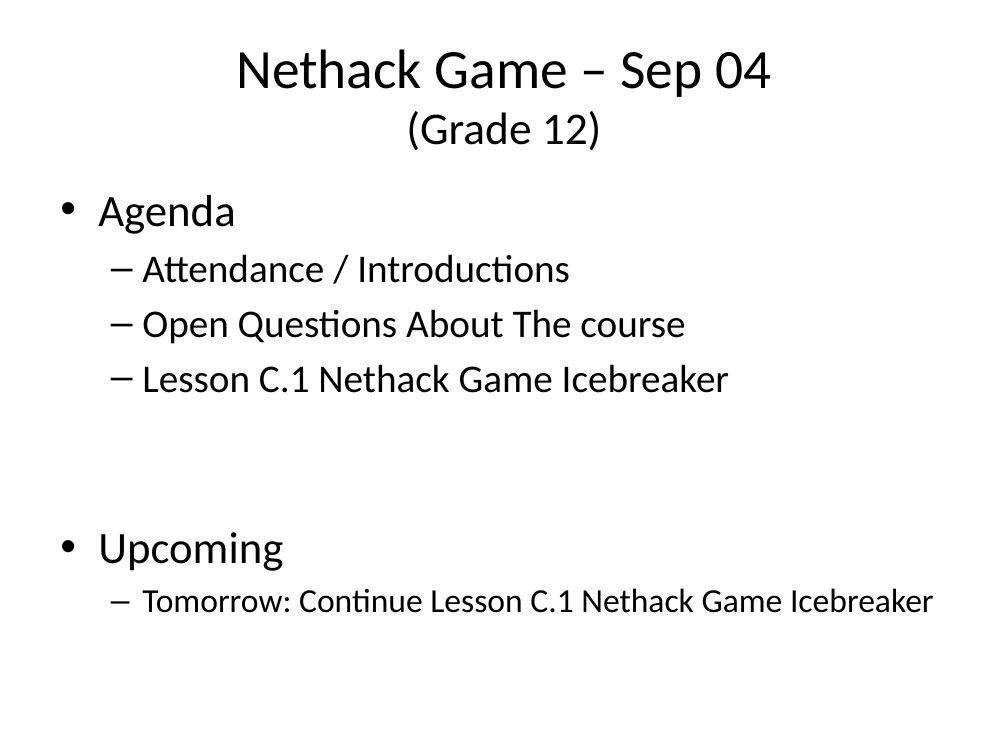
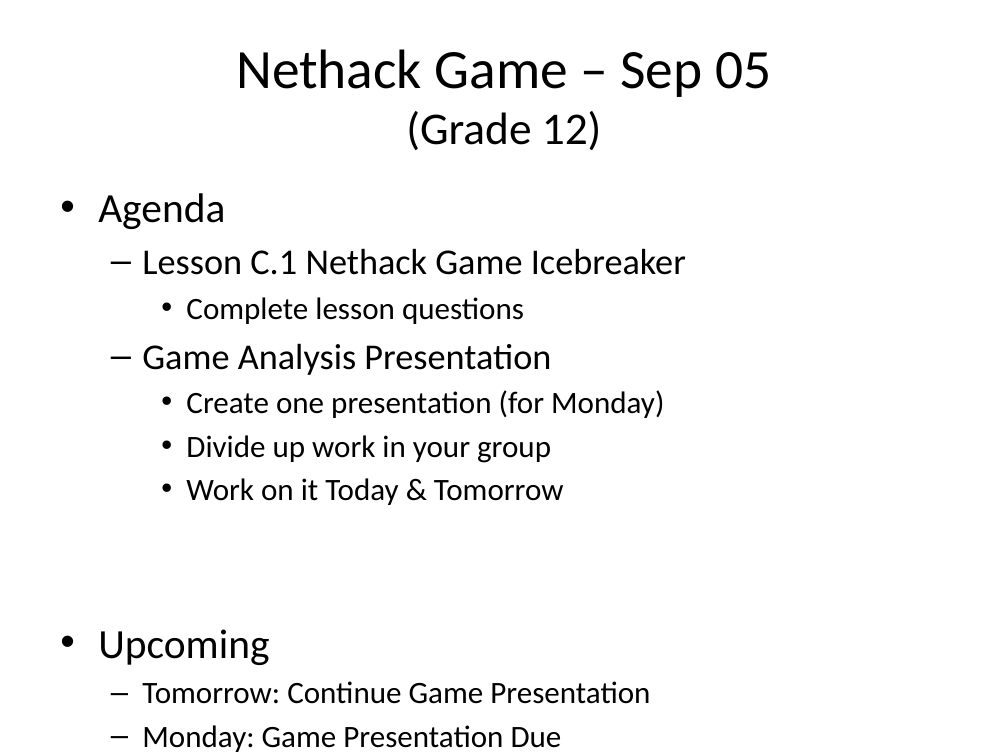
Before and after one commit to Greg5519/ICS3C0, a slide deck: slide 3 of Daily Agendas/Day1.4_SimonGame2.pptx. Drawn at 1008x756 pixels with LibreOffice and Linux fonts; fonts in the diff are those of the drawing. Boxes give left, top, right and bottom in pixels: in the first picture for what was removed or moved away, otherwise in the second. Text is boxed around its words. In the diff, an @@ line names an element or a change of style, - is before the commit and + after.

```diff
--- a/Daily Agendas/Day1.4_SimonGame2.pptx
+++ b/Daily Agendas/Day1.4_SimonGame2.pptx
@@ title at [236,49,771,150]: text changed @@
-Nethack Game – Sep 04
-(Grade 12)
+Nethack Game – Sep 05
+(Grade 12)
@@ text at [98,193,686,665]: size 32 to 29.6 pt in "Agenda", "Upcoming"; size 28 to 25.9 pt in "Lesson C.1 Nethack Game Icebreaker" @@
@@ text at [142,254,685,344]: paragraphs removed @@
-  – Attendance / Introductions
-  – Open Questions About The course
@@ text at [142,297,664,505]: paragraphs added @@
+    • Complete lesson questions
+  – Game Analysis Presentation
+    • Create one presentation (for Monday)
+    • Divide up work in your group
+    • Work on it Today & Tomorrow
@@ text at [142,681,650,752]: text changed; size 24 to 22.2 pt @@
-  – Tomorrow: Continue Lesson C.1 Nethack Game Icebreaker
+  – Tomorrow: Continue Game Presentation
+  – Monday: Game Presentation Due
```
Also in this commit, not shown: 1 other slide changed, 1 other file.
